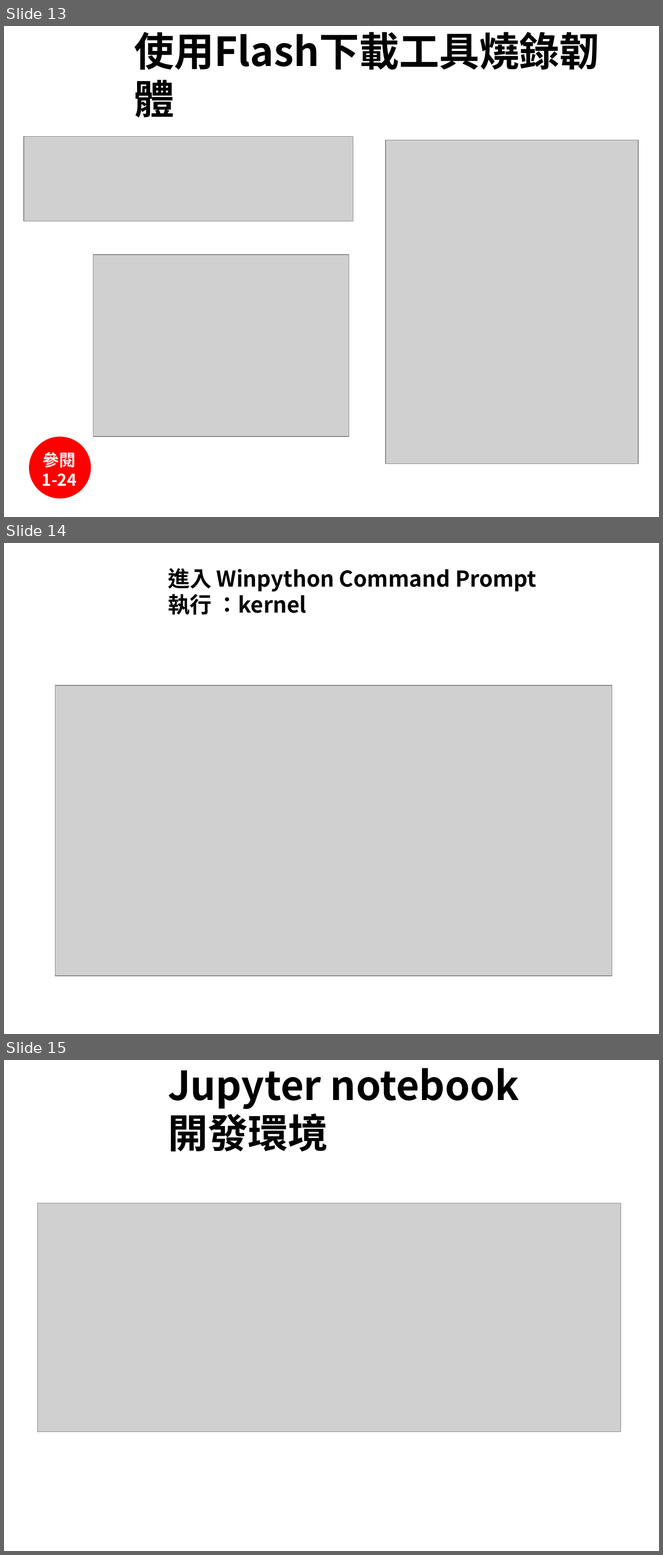
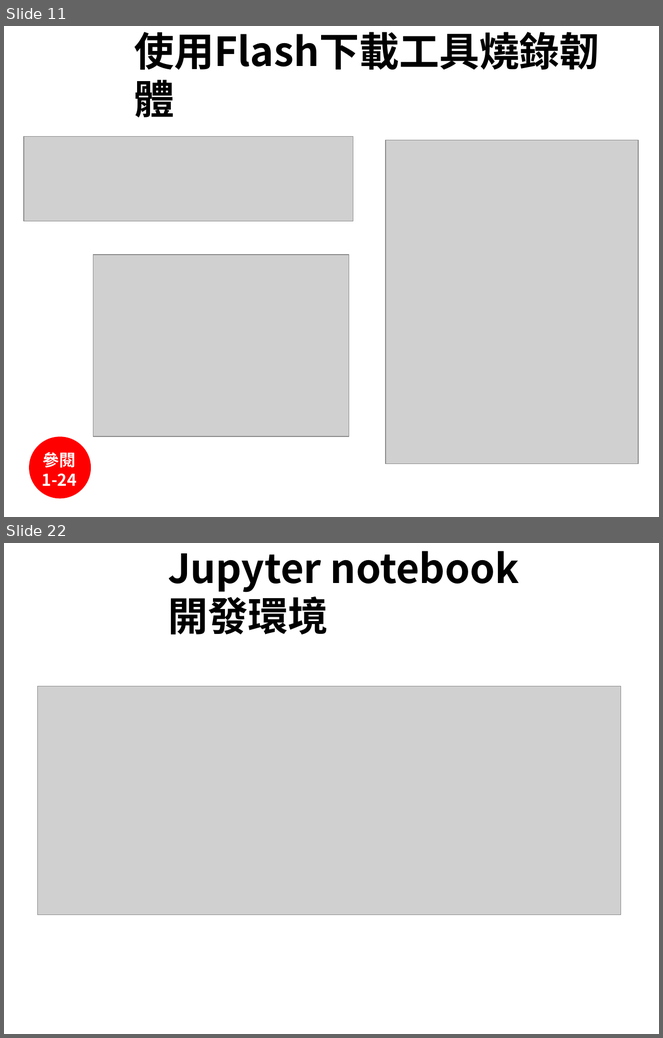
Before and after one commit to jumbokh/micropython_class, a slide deck: Micropython_20200613.pptx. Shown one above the other, each under a label of ours: slides 13, 14 and 15 before the commit, slides 11 and 22 after it; the slides between them are not shown. The pictures are 663x1555 and 663x1038 pixels, drawn with LibreOffice and Linux fonts; fonts in the diff are those of the drawing; grey boxes stand for pictures; background and template pictures are left out. Boxes give left, top, right and bottom in pixels: in the first picture for what was removed or moved away, otherwise in the second. Text is boxed around its words. In the diff, an @@ line names an element or a change of style, - is before the commit and + after.

```diff
--- a/Micropython_20200613.pptx
+++ b/Micropython_20200613.pptx
@@ slide 14 removed at (4, 543, 659, 1034), background #FFFFFF @@
@@ title removed at (168, 568, 536, 615) @@
-進入 Winpython Command Prompt
-執行 ：kernel
@@ picture removed at (55, 686, 612, 977) @@
@@ what was slide 13 is now slide 11 @@
@@ what was slide 15 is now slide 22 @@
```
Also in this commit, not shown: 1 slide changed, 13 slides added, 2 other slides removed, 1 other file.
